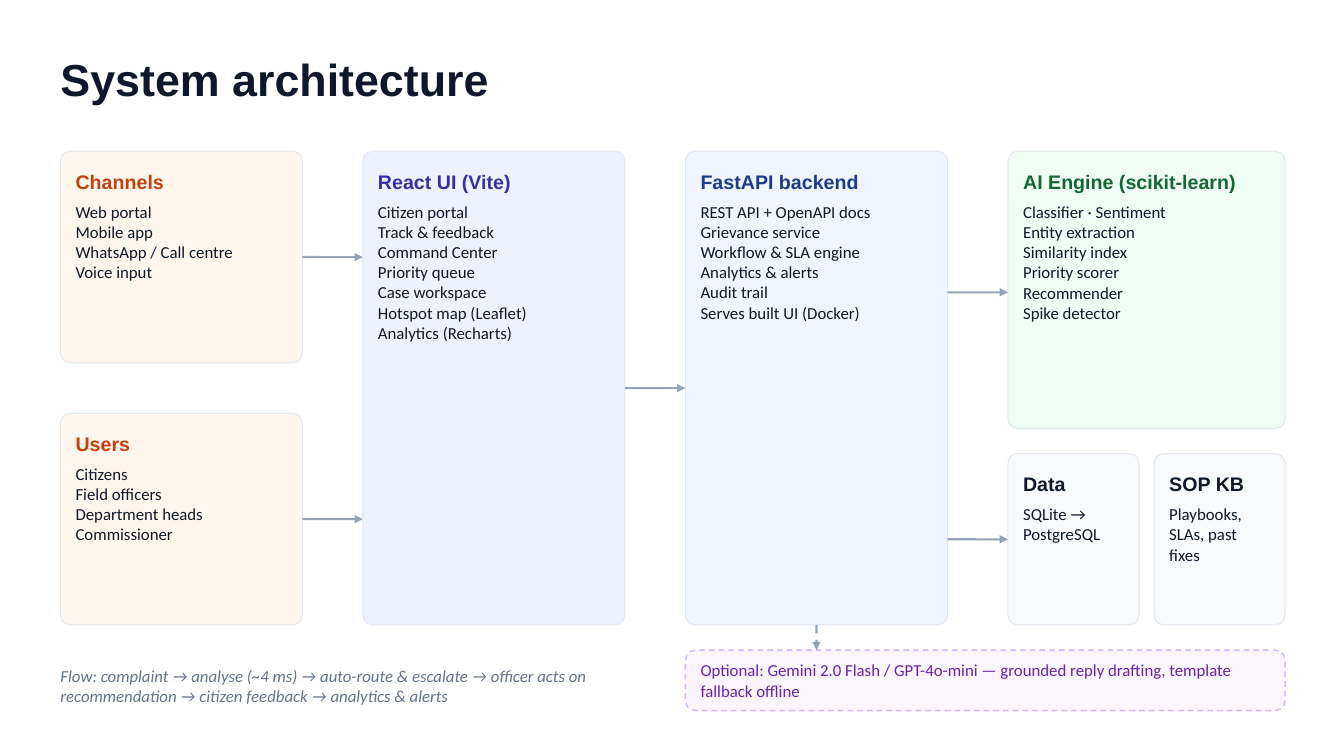
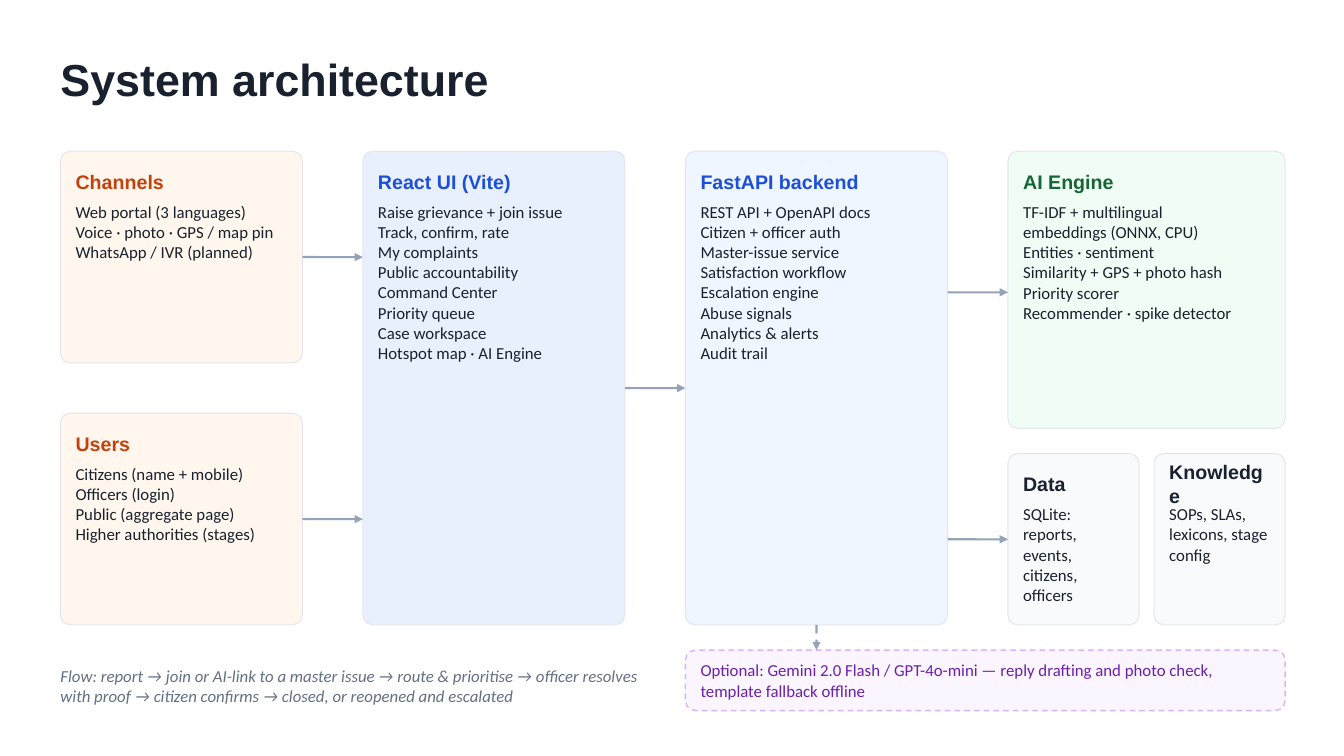
Before and after one commit to Saikarpe/SamajSevak, a slide deck: slide 11 of docs/SamajSevak_Hack2Ignite_AI-04.pptx (slide 8 before the commit). Drawn at 1344x756 pixels with LibreOffice and Linux fonts; fonts in the diff are those of the drawing. Boxes give left, top, right and bottom in pixels: in the first picture for what was removed or moved away, otherwise in the second. Text is boxed around its words. In the diff, an @@ line names an element or a change of style, - is before the commit and + after.

```diff
--- a/docs/SamajSevak_Hack2Ignite_AI-04.pptx
+++ b/docs/SamajSevak_Hack2Ignite_AI-04.pptx
@@ rounded rectangle at box(363, 151, 625, 625): fill #EEF2FF to #E8F0FE; outline #E2E8F0 0.75 pt to #E3E7ED 0.75 pt @@
@@ text "React UI (Vite)" at box(378, 174, 511, 193): text colour #3730A3 to #1D4ED8 @@
@@ text "FastAPI backend" at box(701, 174, 859, 189): text colour #1E3A8A to #1D4ED8 @@
@@ text at box(1023, 174, 1113, 193): text changed @@
-AI Engine (scikit-learn)
+AI Engine
@@ text at box(76, 206, 273, 261): text changed; text colour #0F172A to #18212D @@
-Web portal
-Mobile app
-WhatsApp / Call centre
-Voice input
+Web portal (3 languages)
+Voice · photo · GPS / map pin
+WhatsApp / IVR (planned)
@@ text at box(378, 206, 562, 281): text changed; text colour #0F172A to #18212D @@
-Citizen portal
-Track & feedback
+Raise grievance + join issue
+Track, confirm, rate
+My complaints
+Public accountability
@@ text at box(701, 206, 870, 359): text colour #0F172A to #18212D in "REST API + OpenAPI docs", "Analytics & alerts", "Audit trail" @@
@@ text at box(1023, 206, 1222, 281): text changed; text colour #0F172A to #18212D @@
-Classifier · Sentiment
-Entity extraction
-Similarity index
+TF-IDF + multilingual
+embeddings (ONNX, CPU)
+Entities · sentiment
+Similarity + GPS + photo hash
@@ text at box(701, 226, 847, 322): text changed; text colour #0F172A to #18212D @@
-Grievance service
-Workflow & SLA engine
+Citizen + officer auth
+Master-issue service
+Satisfaction workflow
+Escalation engine
+Abuse signals
@@ text at box(378, 286, 498, 342): text colour #0F172A to #18212D in "Command Center", "Priority queue", "Case workspace" @@
@@ text at box(1023, 287, 1119, 302): text colour #0F172A to #18212D in "Priority scorer" @@
@@ text at box(701, 307, 860, 321): paragraph removed @@
-Serves built UI (Docker)
@@ text at box(1023, 307, 1231, 322): text changed; text colour #0F172A to #18212D @@
-Recommender
-Spike detector
+Recommender · spike detector
@@ text at box(378, 347, 542, 362): text changed; text colour #0F172A to #18212D @@
-Hotspot map (Leaflet)
-Analytics (Recharts)
+Hotspot map · AI Engine
@@ text at box(76, 468, 255, 543): text changed; text colour #0F172A to #18212D @@
-Citizens
-Field officers
-Department heads
-Commissioner
+Citizens (name + mobile)
+Officers (login)
+Public (aggregate page)
+Higher authorities (stages)
@@ outline #E2E8F0 0.75 pt to #E3E7ED 0.75 pt in 6 elements at box(60, 151, 302, 363), box(60, 413, 302, 625), box(686, 151, 948, 625), box(1008, 151, 1286, 429), box(1008, 454, 1139, 625), box(1154, 454, 1286, 625) @@
@@ text at box(1169, 477, 1244, 492): text changed; text colour #0F172A to #18212D @@
-SOP KB
+Knowledge
@@ text at box(1023, 508, 1077, 601): text changed; text colour #0F172A to #18212D @@
-SQLite → PostgreSQL
+SQLite: reports, events, citizens, officers
@@ text at box(1169, 509, 1267, 564): text changed; text colour #0F172A to #18212D @@
-Playbooks, SLAs, past fixes
+SOPs, SLAs, lexicons, stage config
@@ text at box(60, 670, 638, 705): text changed; text colour #64748B to #627084 @@
-Flow: complaint → analyse (~4 ms) → auto-route & escalate → officer acts on recommendation → citizen feedback → analytics & alerts
+Flow: report → join or AI-link to a master issue → route & prioritise → officer resolves with proof → citizen confirms → closed, or reopened and escalated
@@ text at box(701, 664, 1212, 700): text changed @@
-Optional: Gemini 2.0 Flash / GPT-4o-mini — grounded reply drafting, template fallback offline
+Optional: Gemini 2.0 Flash / GPT-4o-mini — reply drafting and photo check, template fallback offline
```
Also in this commit, not shown: 10 other slides changed, 5 slides added, 2 slides removed, 51 other files.
